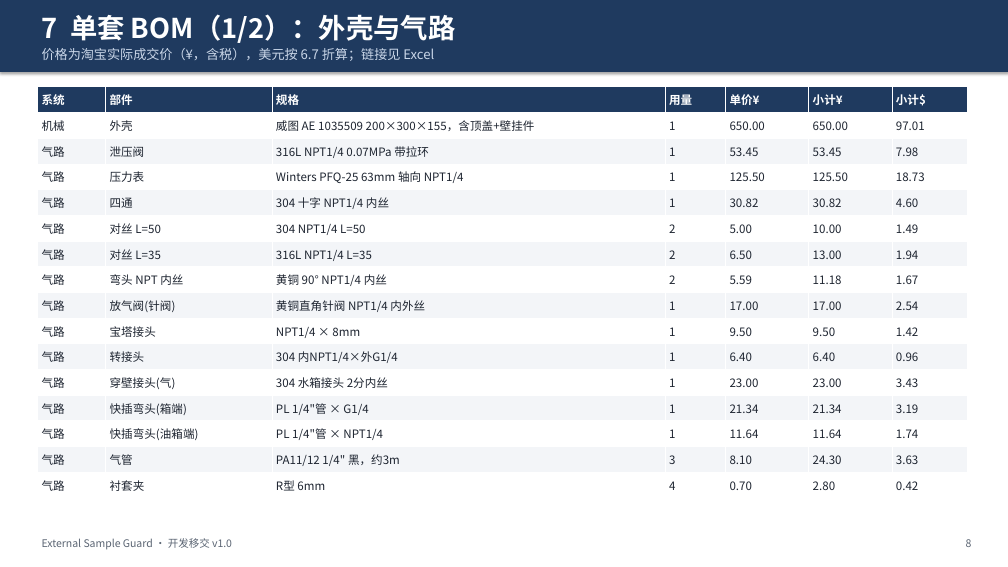
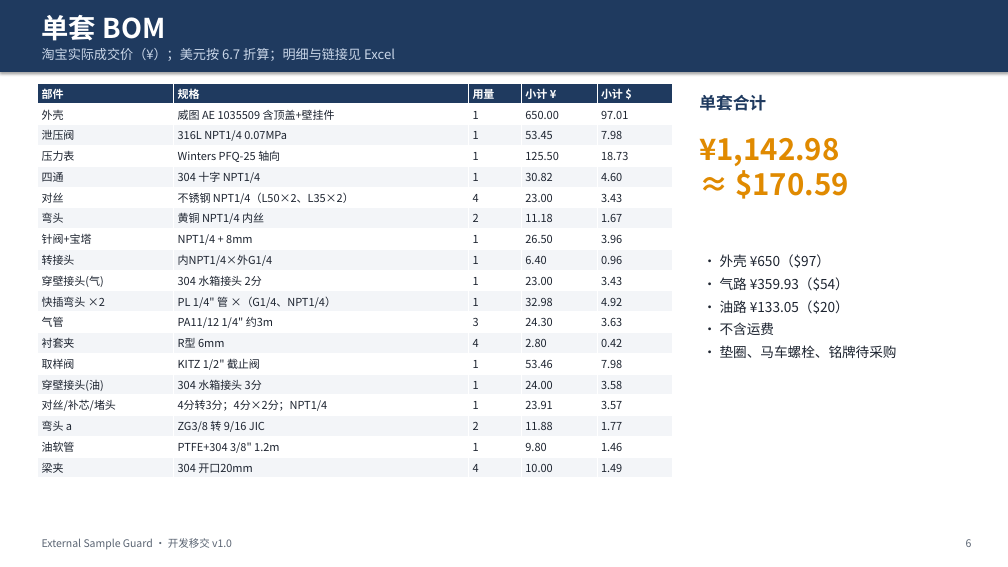
Before and after one commit to keenkid2010/claude_v1, a slide deck: slide 6 of sample_guard/Sample_Guard_开发移交.pptx (slide 8 before the commit). Drawn at 1008x567 pixels with LibreOffice and Linux fonts; fonts in the diff are those of the drawing. Boxes give left, top, right and bottom in pixels: in the first picture for what was removed or moved away, otherwise in the second. Text is boxed around its words. In the diff, an @@ line names an element or a change of style, - is before the commit and + after.

```diff
--- a/sample_guard/Sample_Guard_开发移交.pptx
+++ b/sample_guard/Sample_Guard_开发移交.pptx
@@ text at (x1=42, y1=15, x2=165, y2=41): text changed @@
-7 单套 BOM（1/2）：外壳与气路
+单套 BOM
@@ text at (x1=42, y1=48, x2=395, y2=61): text changed @@
-价格为淘宝实际成交价（¥，含税），美元按 6.7 折算；链接见 Excel
+淘宝实际成交价（¥）；美元按 6.7 折算；明细与链接见 Excel
@@ table at (x1=38, y1=83, x2=673, y2=478) @@
-系统 | 部件 | 规格 | 用量 | 单价¥ | 小计¥ | 小计$
-机械 | 外壳 | 威图 AE 1035509 200×300×155，含顶盖+壁挂件 | 1 | 650.00 | 650.00 | 97.01
-气路 | 泄压阀 | 316L NPT1/4 0.07MPa 带拉环 | 1 | 53.45 | 53.45 | 7.98
-气路 | 压力表 | Winters PFQ-25 63mm 轴向 NPT1/4 | 1 | 125.50 | 125.50 | 18.73
-气路 | 四通 | 304 十字 NPT1/4 内丝 | 1 | 30.82 | 30.82 | 4.60
-气路 | 对丝 L=50 | 304 NPT1/4 L=50 | 2 | 5.00 | 10.00 | 1.49
-气路 | 对丝 L=35 | 316L NPT1/4 L=35 | 2 | 6.50 | 13.00 | 1.94
-气路 | 弯头 NPT 内丝 | 黄铜 90° NPT1/4 内丝 | 2 | 5.59 | 11.18 | 1.67
-气路 | 放气阀(针阀) | 黄铜直角针阀 NPT1/4 内外丝 | 1 | 17.00 | 17.00 | 2.54
-气路 | 宝塔接头 | NPT1/4 × 8mm | 1 | 9.50 | 9.50 | 1.42
-气路 | 转接头 | 304 内NPT1/4×外G1/4 | 1 | 6.40 | 6.40 | 0.96
-气路 | 穿壁接头(气) | 304 水箱接头 2分内丝 | 1 | 23.00 | 23.00 | 3.43
-气路 | 快插弯头(箱端) | PL 1/4"管 × G1/4 | 1 | 21.34 | 21.34 | 3.19
-气路 | 快插弯头(油箱端) | PL 1/4"管 × NPT1/4 | 1 | 11.64 | 11.64 | 1.74
-气路 | 气管 | PA11/12 1/4" 黑，约3m | 3 | 8.10 | 24.30 | 3.63
-气路 | 衬套夹 | R型 6mm | 4 | 0.70 | 2.80 | 0.42
+部件 | 规格 | 用量 | 小计 ¥ | 小计 $
+外壳 | 威图 AE 1035509 含顶盖+壁挂件 | 1 | 650.00 | 97.01
+泄压阀 | 316L NPT1/4 0.07MPa | 1 | 53.45 | 7.98
+压力表 | Winters PFQ-25 轴向 | 1 | 125.50 | 18.73
+四通 | 304 十字 NPT1/4 | 1 | 30.82 | 4.60
+对丝 | 不锈钢 NPT1/4（L50×2、L35×2） | 4 | 23.00 | 3.43
+弯头 | 黄铜 NPT1/4 内丝 | 2 | 11.18 | 1.67
+针阀+宝塔 | NPT1/4 + 8mm | 1 | 26.50 | 3.96
+转接头 | 内NPT1/4×外G1/4 | 1 | 6.40 | 0.96
+穿壁接头(气) | 304 水箱接头 2分 | 1 | 23.00 | 3.43
+快插弯头 ×2 | PL 1/4" 管 ×（G1/4、NPT1/4） | 1 | 32.98 | 4.92
+气管 | PA11/12 1/4" 约3m | 3 | 24.30 | 3.63
+衬套夹 | R型 6mm | 4 | 2.80 | 0.42
+取样阀 | KITZ 1/2" 截止阀 | 1 | 53.46 | 7.98
+穿壁接头(油) | 304 水箱接头 3分 | 1 | 24.00 | 3.58
+对丝/补芯/堵头 | 4分转3分；4分×2分；NPT1/4 | 1 | 23.91 | 3.57
+弯头 a | ZG3/8 转 9/16 JIC | 2 | 11.88 | 1.77
+油软管 | PTFE+304 3/8" 1.2m | 1 | 9.80 | 1.46
+梁夹 | 304 开口20mm | 4 | 10.00 | 1.49
@@ table resized from (x1=38, y1=87, x2=968, y2=498) to (x1=38, y1=83, x2=673, y2=478) @@
@@ text added at (x1=699, y1=95, x2=766, y2=111), 16 pt, text #1F3A5F, bold @@
+单套合计
@@ text added at (x1=699, y1=138, x2=848, y2=199), 28 pt, text #E08A00, bold @@
+¥1,142.98
+≈ $170.59
@@ text added at (x1=720, y1=254, x2=897, y2=358), 13 pt, text #1D2430 @@
+• 外壳 ¥650（$97）
+• 气路 ¥359.93（$54）
+• 油路 ¥133.05（$20）
+• 不含运费
+• 垫圈、马车螺栓、铭牌待采购
```
Also in this commit, not shown: 9 other slides changed, 10 slides removed, 6 other files.
